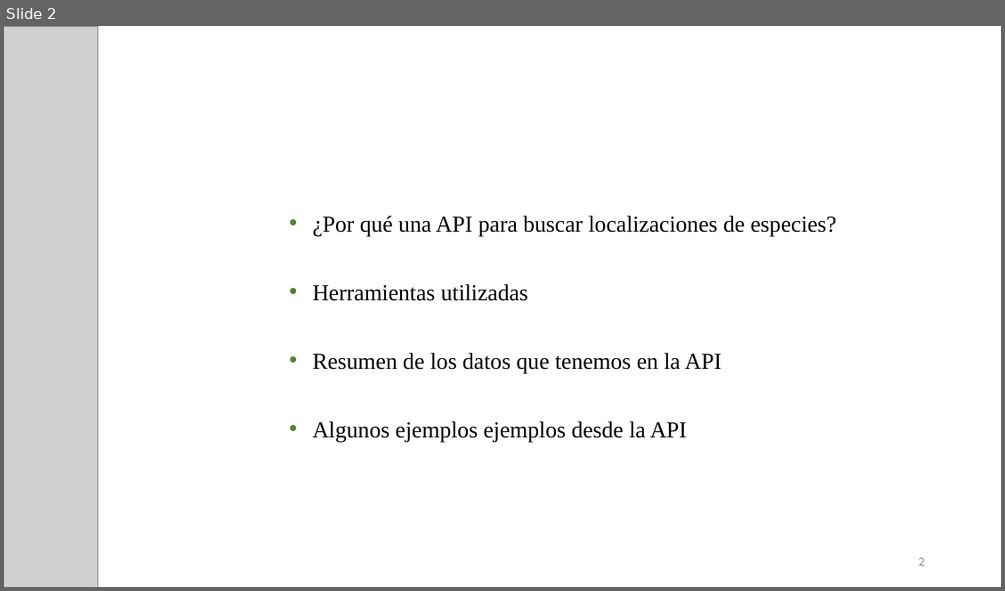
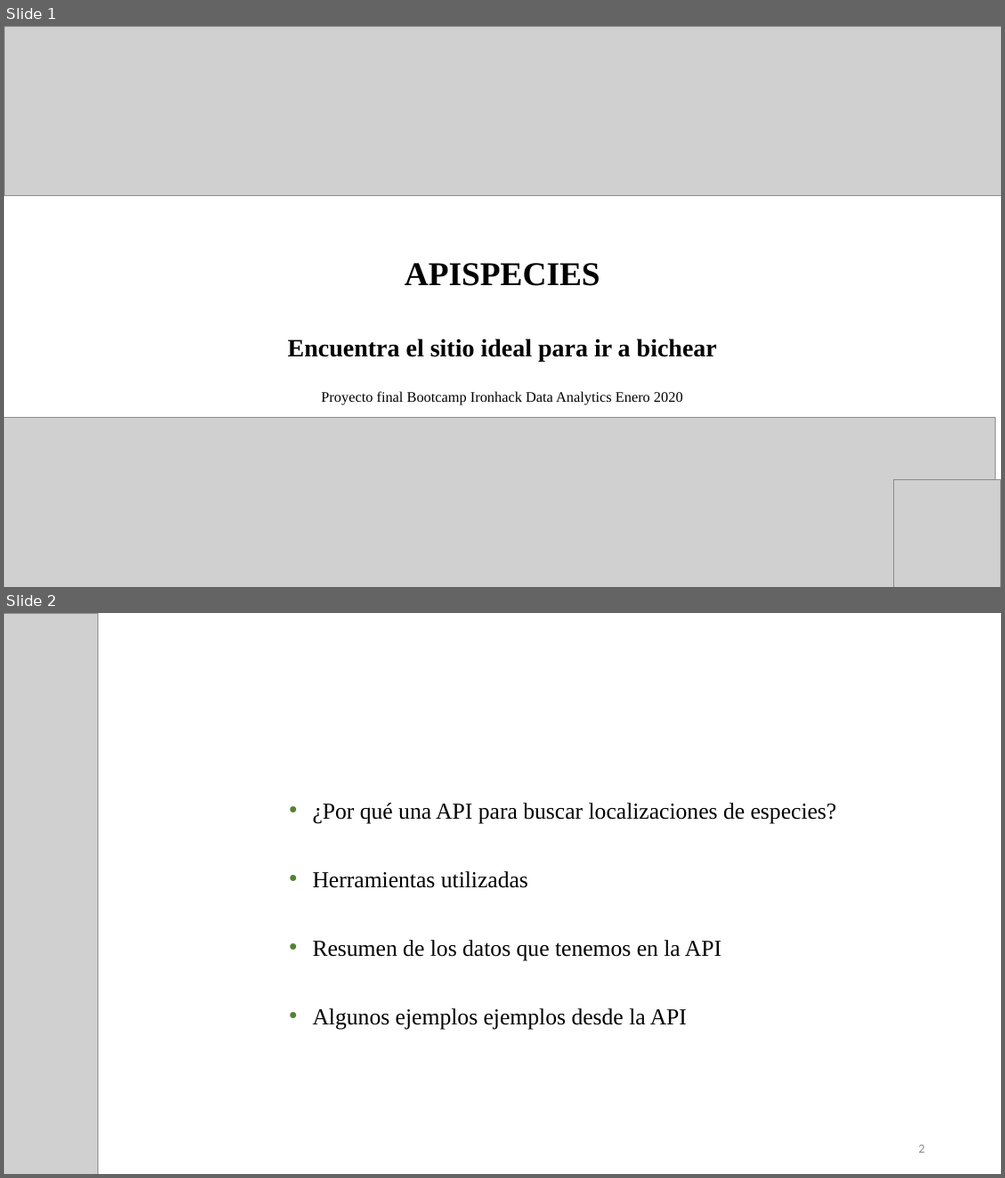
Before and after one commit to AnaAGG/APISPECIES2, a slide deck: Presentación1.pptx. Shown one above the other, each under a label of ours: slide 2 before the commit, slides 1 and 2 after it. The pictures are 1005x591 and 1005x1178 pixels, drawn with LibreOffice and Linux fonts; fonts in the diff are those of the drawing; grey boxes stand for pictures. Boxes give left, top, right and bottom in pixels: in the first picture for what was removed or moved away, otherwise in the second. Text is boxed around its words. In the diff, an @@ line names an element or a change of style, - is before the commit and + after.

```diff
--- a/Presentación1.pptx
+++ b/Presentación1.pptx
@@ slide 1 added at (4,26,1001,587), background #FFFFFF @@
@@ picture added at (4,26,1001,195) @@
@@ text added at (288,263,717,361), 24 pt, text #000000, bold @@
+APISPECIES
+Encuentra el sitio ideal para ir a bichear
@@ text added at (321,391,683,405), 14 pt, text #000000 @@
+Proyecto final Bootcamp Ironhack Data Analytics Enero 2020
@@ picture added at (4,418,995,587) @@
@@ picture added at (894,479,1001,587) @@
```
Also in this commit, not shown: 1 slide changed, 1 other slide added, 4 slides removed, 4 other files.
